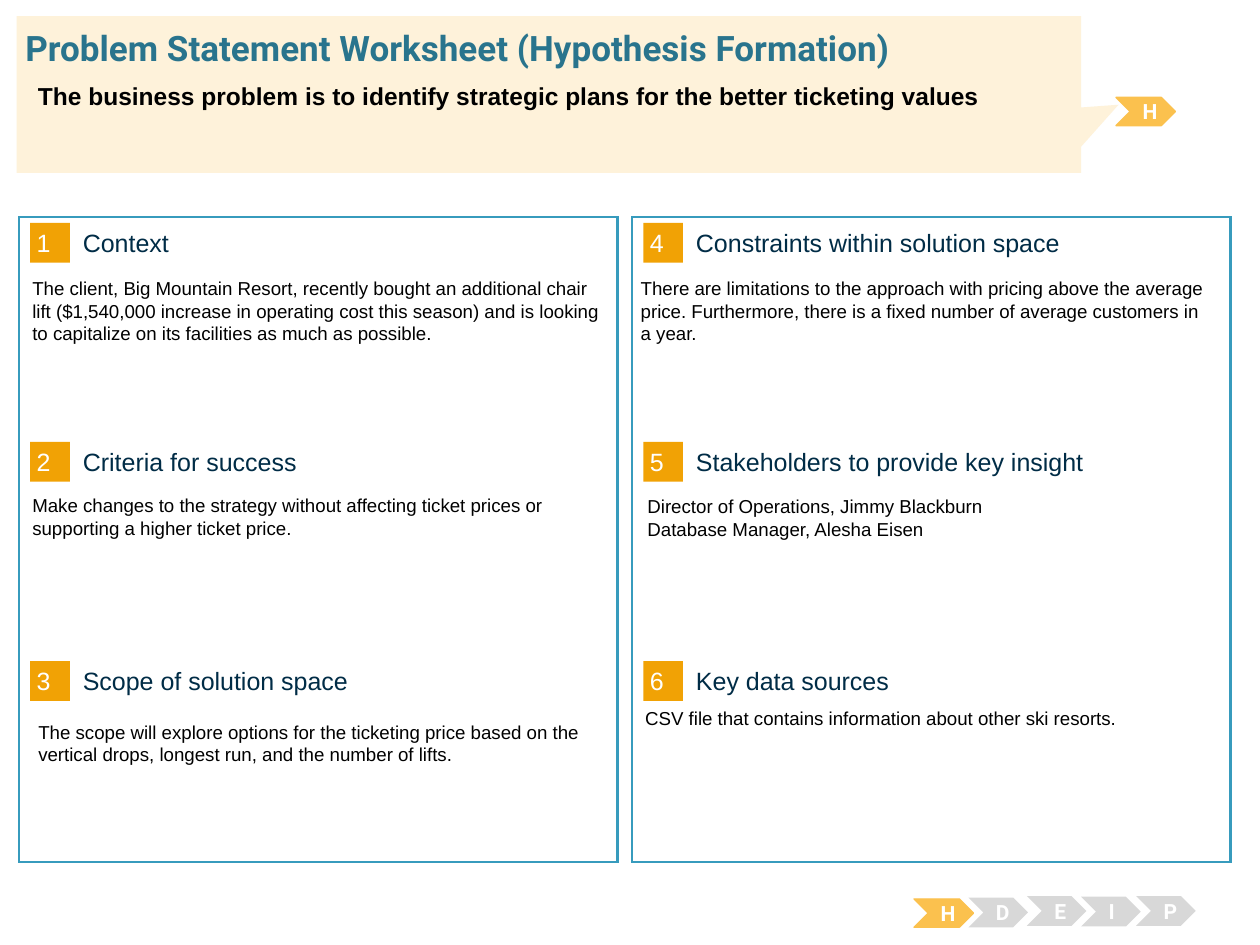
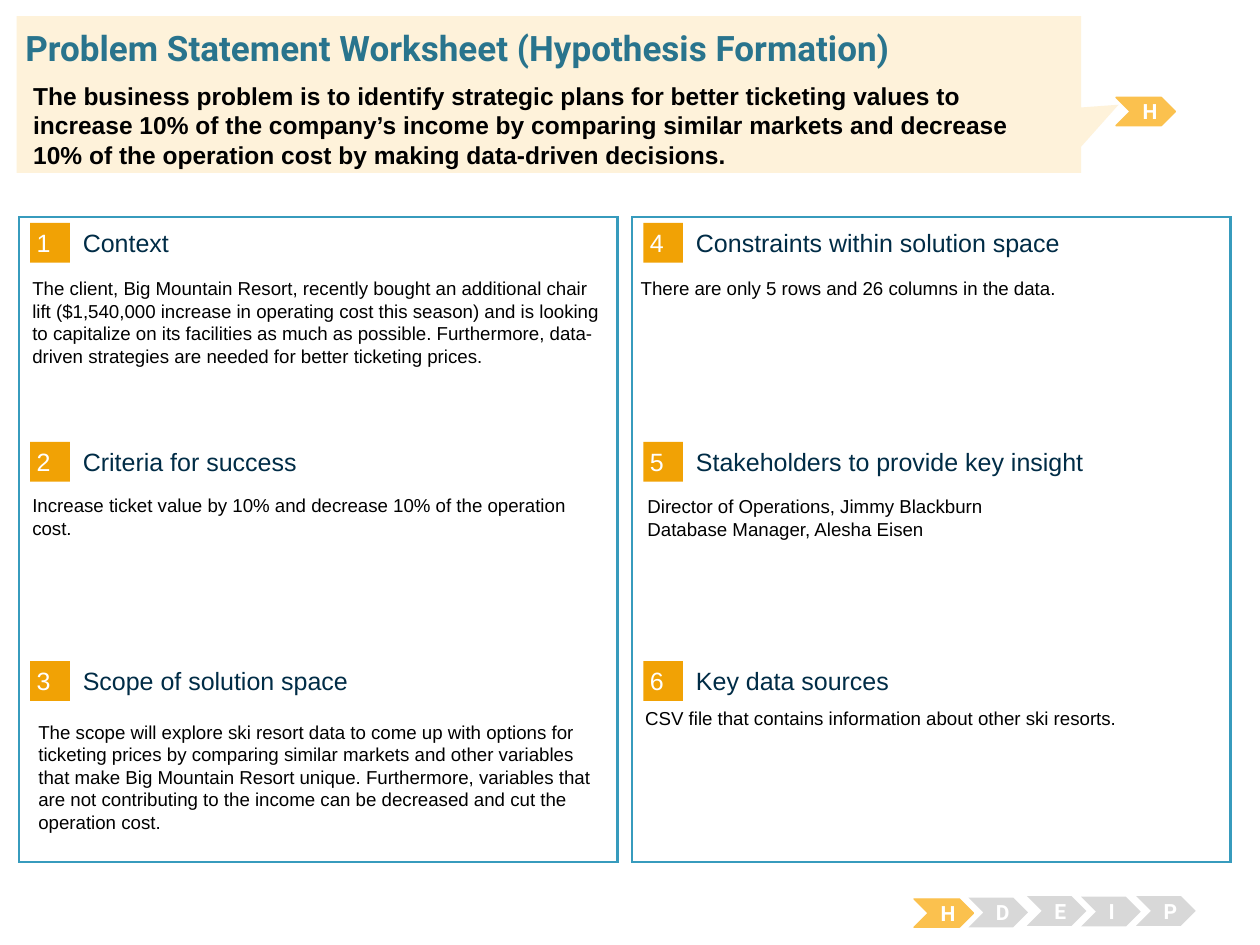
Before and after one commit to kpark11/Springboard, a slide deck: slide 1 of Problem-Identification/Kiman Park PSW - Guided Capstone.pptx. Drawn at 1260x945 pixels with LibreOffice and Linux fonts; fonts in the diff are those of the drawing. Boxes give left, top, right and bottom in pixels: in the first picture for what was removed or moved away, otherwise in the second. Text is boxed around its words. In the diff, an @@ line names an element or a change of style, - is before the commit and + after.

Commit message:
modified

```diff
--- a/Problem-Identification/Kiman Park PSW - Guided Capstone.pptx
+++ b/Problem-Identification/Kiman Park PSW - Guided Capstone.pptx
@@ text at [33,87,1007,169]: text changed @@
-The business problem is to identify strategic plans for the better ticketing values
+The business problem is to identify strategic plans for better ticketing values to increase 10% of the company’s income by comparing similar markets and decrease 10% of the operation cost by making data-driven decisions.
@@ text at [32,281,598,367]: text changed @@
-The client, Big Mountain Resort, recently bought an additional chair lift ($1,540,000 increase in operating cost this season) and is looking to capitalize on its facilities as much as possible.
+The client, Big Mountain Resort, recently bought an additional chair lift ($1,540,000 increase in operating cost this season) and is looking to capitalize on its facilities as much as possible. Furthermore, data-driven strategies are needed for better ticketing prices.
@@ text at [641,281,1055,299]: text changed @@
-There are limitations to the approach with pricing above the average price. Furthermore, there is a fixed number of average customers in a year.
+There are only 5 rows and 26 columns in the data.
@@ text at [32,498,566,536]: text changed @@
-Make changes to the strategy without affecting ticket prices or supporting a higher ticket price.
+Increase ticket value by 10% and decrease 10% of the operation cost.
@@ text at [38,725,590,833]: text changed @@
-The scope will explore options for the ticketing price based on the vertical drops, longest run, and the number of lifts.
+The scope will explore ski resort data to come up with options for ticketing prices by comparing similar markets and other variables that make Big Mountain Resort unique. Furthermore, variables that are not contributing to the income can be decreased and cut the operation cost.
```
